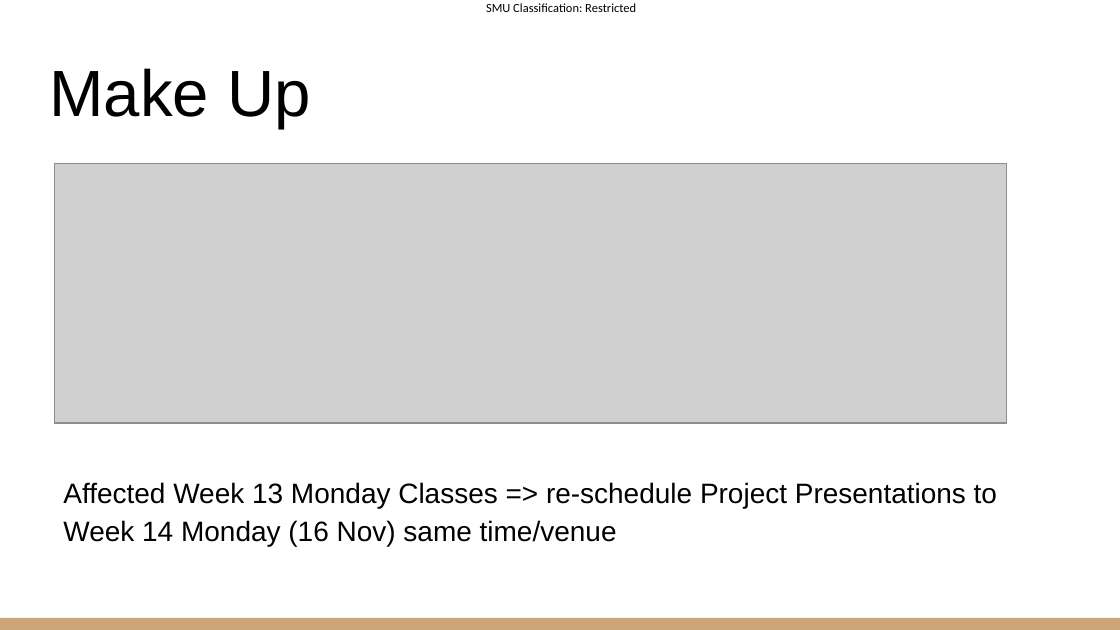
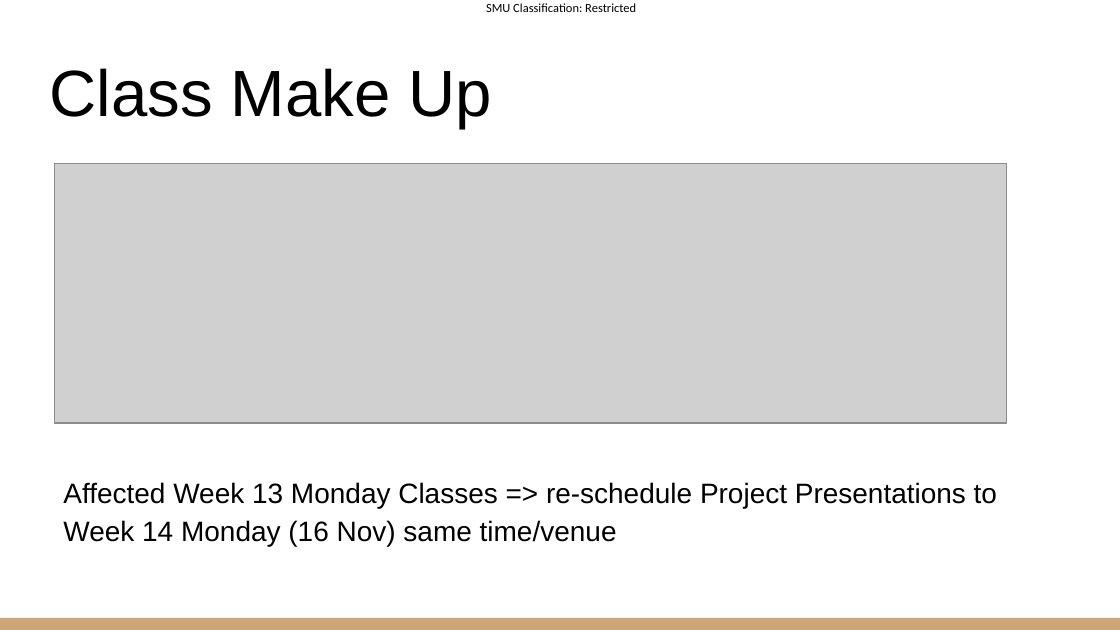
Before and after one commit to marcuschiam2025/IS216-WAD2, a slide deck: slide 19 of Week 1/Week1Slides.pptx (slide 18 before the commit). Drawn at 1120x630 pixels with LibreOffice and Linux fonts; fonts in the diff are those of the drawing; grey boxes stand for pictures. Boxes give left, top, right and bottom in pixels: in the first picture for what was removed or moved away, otherwise in the second. Text is boxed around its words. In the diff, an @@ line names an element or a change of style, - is before the commit and + after.

```diff
--- a/Week 1/Week1Slides.pptx
+++ b/Week 1/Week1Slides.pptx
@@ title at bbox=[49, 68, 493, 128]: text changed @@
-Make Up
+Class Make Up
```
Also in this commit, not shown: 2 other slides changed, 1 slide added, 4 other files.
